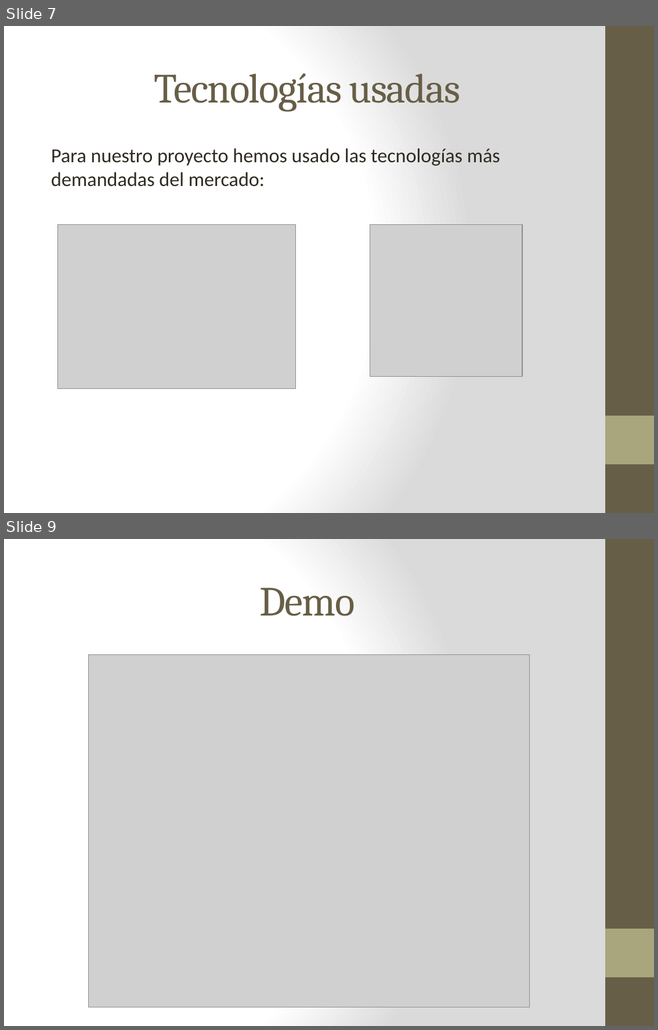
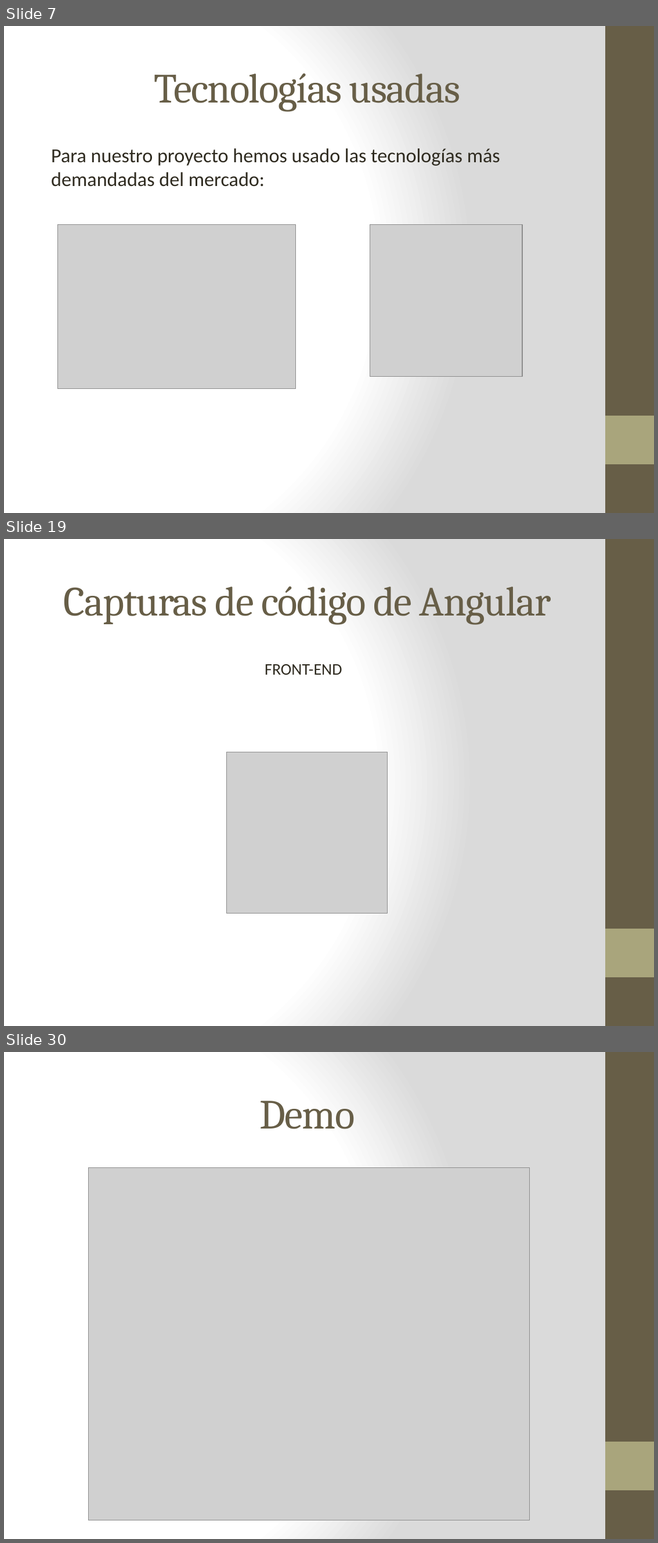
Before and after one commit to diegoozky/TFG, a slide deck: TFG-FIVE STAR.pptx. Shown one above the other, each under a label of ours: slides 7 and 9 before the commit, slides 7, 19 and 30 after it; the slides between them are not shown. The pictures are 658x1030 and 658x1543 pixels, drawn with LibreOffice and Linux fonts; fonts in the diff are those of the drawing; grey boxes stand for pictures. Boxes give left, top, right and bottom in pixels: in the first picture for what was removed or moved away, otherwise in the second. Text is boxed around its words. In the diff, an @@ line names an element or a change of style, - is before the commit and + after.

```diff
--- a/TFG-FIVE STAR.pptx
+++ b/TFG-FIVE STAR.pptx
@@ slide 19 added at [4, 539, 654, 1026], background gradient #FFFFFF to #DADADA; not listed: 2 template elements that a slide beside it also shows @@
@@ title added at [64, 586, 551, 624], 46 pt, text #675E47 @@
+Capturas de código de Angular
@@ text added at [264, 664, 342, 675], 18 pt, text #2F2B20 @@
+FRONT-END
@@ picture added at [227, 752, 387, 913] @@
@@ what was slide 9 is now slide 30 @@
```
Also in this commit, not shown: 1 slide changed, 20 other slides added, 27 other files.
